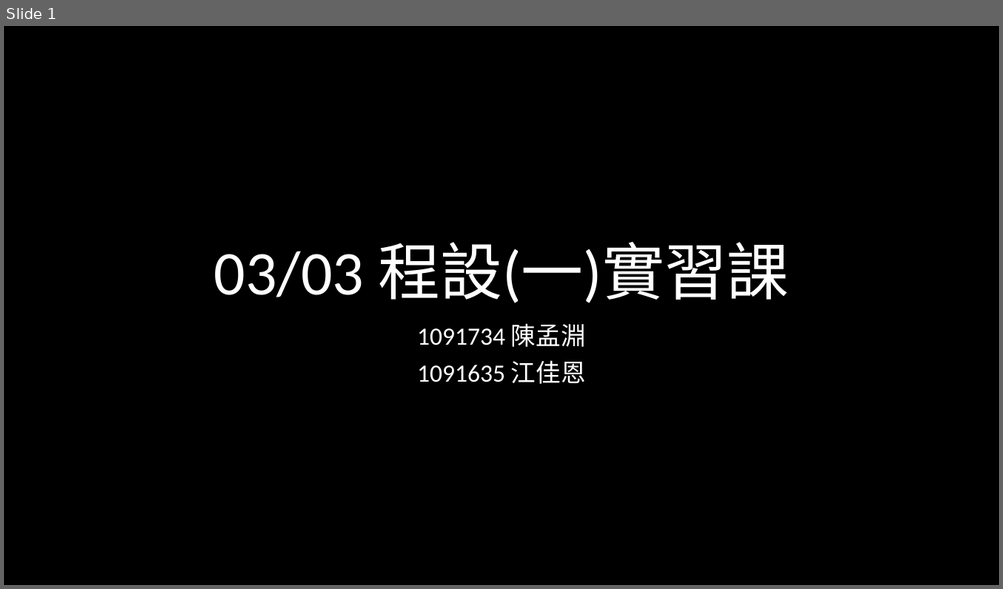
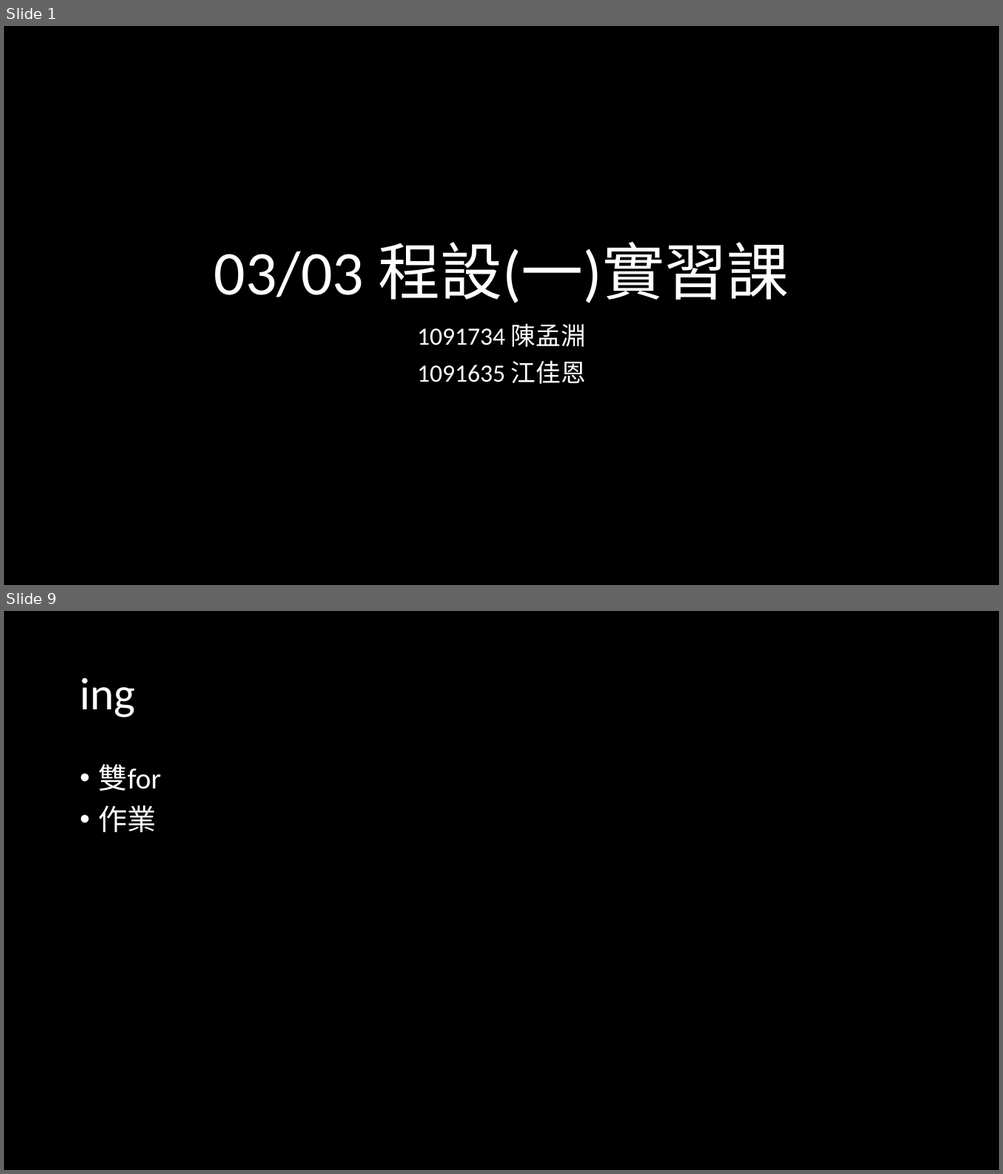
Before and after one commit to weermark/class, a slide deck: class_ppt/程一實習0303.pptx. Shown one above the other, each under a label of ours: slide 1 before the commit, slides 1 and 9 after it; the slides between them are not shown. The pictures are 1003x589 and 1003x1174 pixels, drawn with LibreOffice and Linux fonts; fonts in the diff are those of the drawing. Boxes give left, top, right and bottom in pixels: in the first picture for what was removed or moved away, otherwise in the second. Text is boxed around its words. In the diff, an @@ line names an element or a change of style, - is before the commit and + after.

```diff
--- a/class_ppt/程一實習0303.pptx
+++ b/class_ppt/程一實習0303.pptx
@@ slide 9 added at box(4, 611, 999, 1170), background #000000 @@
@@ title added at box(79, 678, 135, 718), 44 pt, text #FFFFFF @@
+ing
@@ text added at box(99, 764, 161, 832), 28 pt, text #FFFFFF @@
+• 雙for
+• 作業
```
Also in this commit, not shown: 7 other slides added, 2 slides removed, 1 other file.
